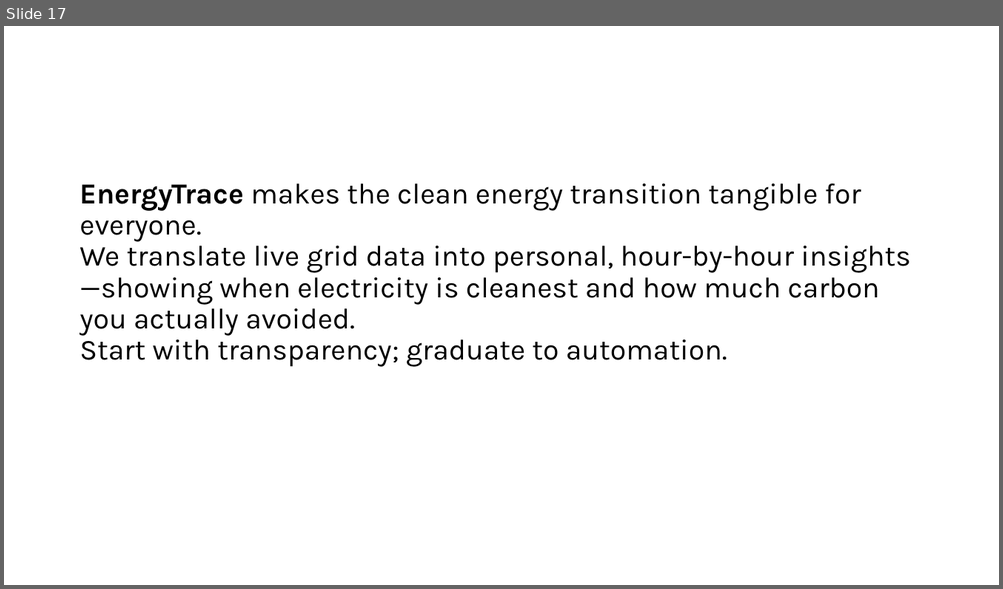
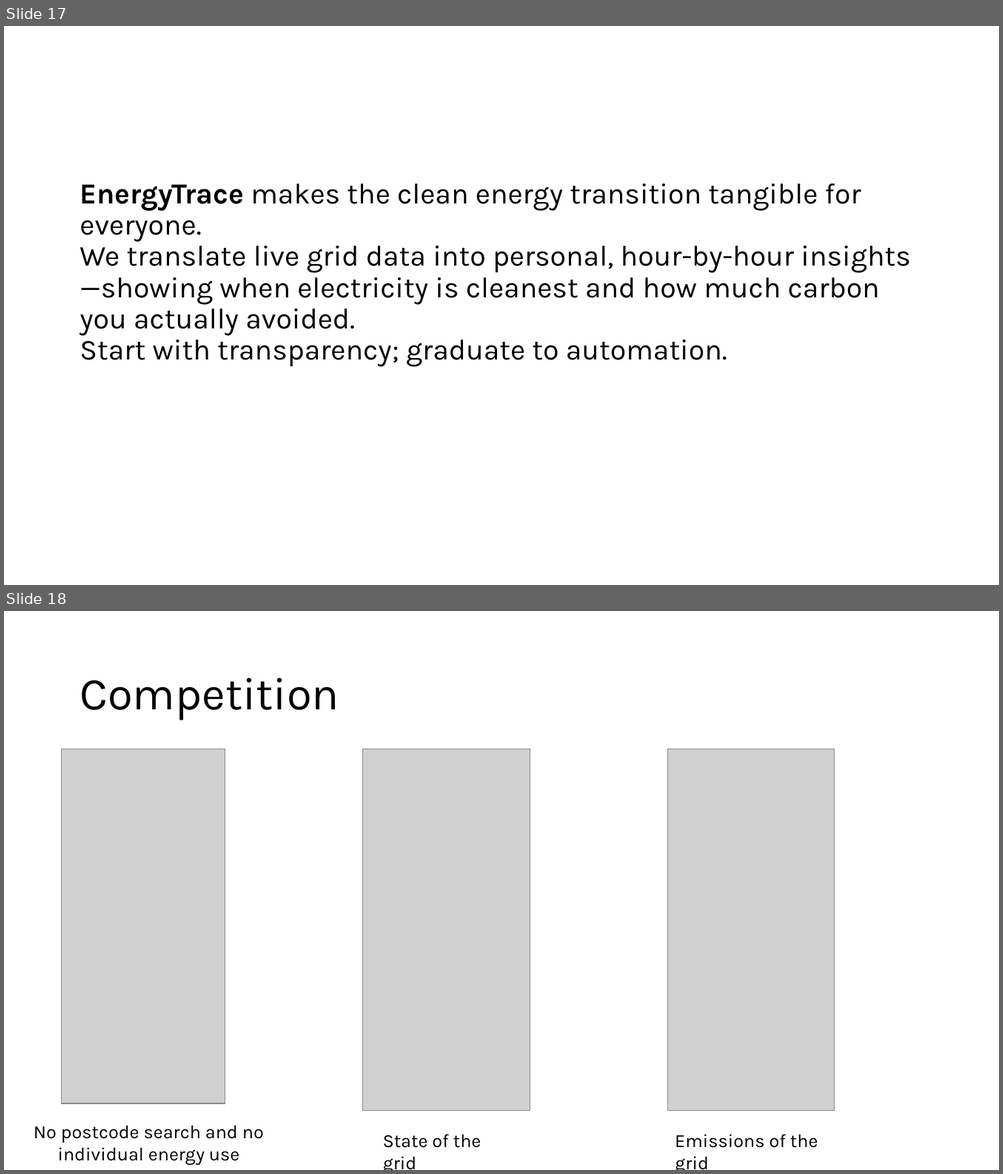
Before and after one commit to LarisaPetrakova/energytrace, a slide deck: Idea_Presentation_031125.pptx. Shown one above the other, each under a label of ours: slide 17 before the commit, slides 17 and 18 after it. The pictures are 1003x589 and 1003x1174 pixels, drawn with LibreOffice and Linux fonts; fonts in the diff are those of the drawing; grey boxes stand for pictures. Boxes give left, top, right and bottom in pixels: in the first picture for what was removed or moved away, otherwise in the second. Text is boxed around its words. In the diff, an @@ line names an element or a change of style, - is before the commit and + after.

Commit message:
Update EnergyTrace project structure and data ingestion

```diff
--- a/Idea_Presentation_031125.pptx
+++ b/Idea_Presentation_031125.pptx
@@ slide 18 added at (4, 611, 999, 1170), background #FFFFFF @@
@@ title added at (79, 678, 338, 721), 44 pt, text #000000 @@
+Competition
@@ picture added at (62, 749, 225, 1104) @@
@@ picture added at (363, 749, 530, 1111) @@
@@ picture added at (667, 749, 834, 1111) @@
@@ text added at (34, 1125, 264, 1166), 18 pt, text #000000 @@
+No postcode search and no individual energy use
@@ text added at (383, 1134, 481, 1170), 18 pt, text #000000 @@
+State of the grid
@@ text added at (674, 1134, 818, 1170), 18 pt, text #000000 @@
+Emissions of the grid
```
Also in this commit, not shown: 26 other files.
